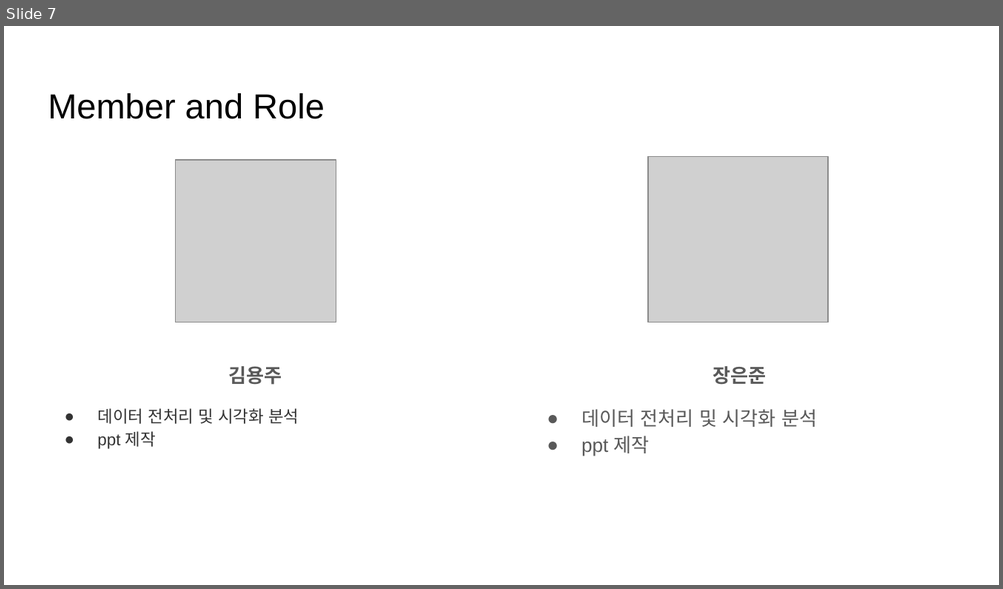
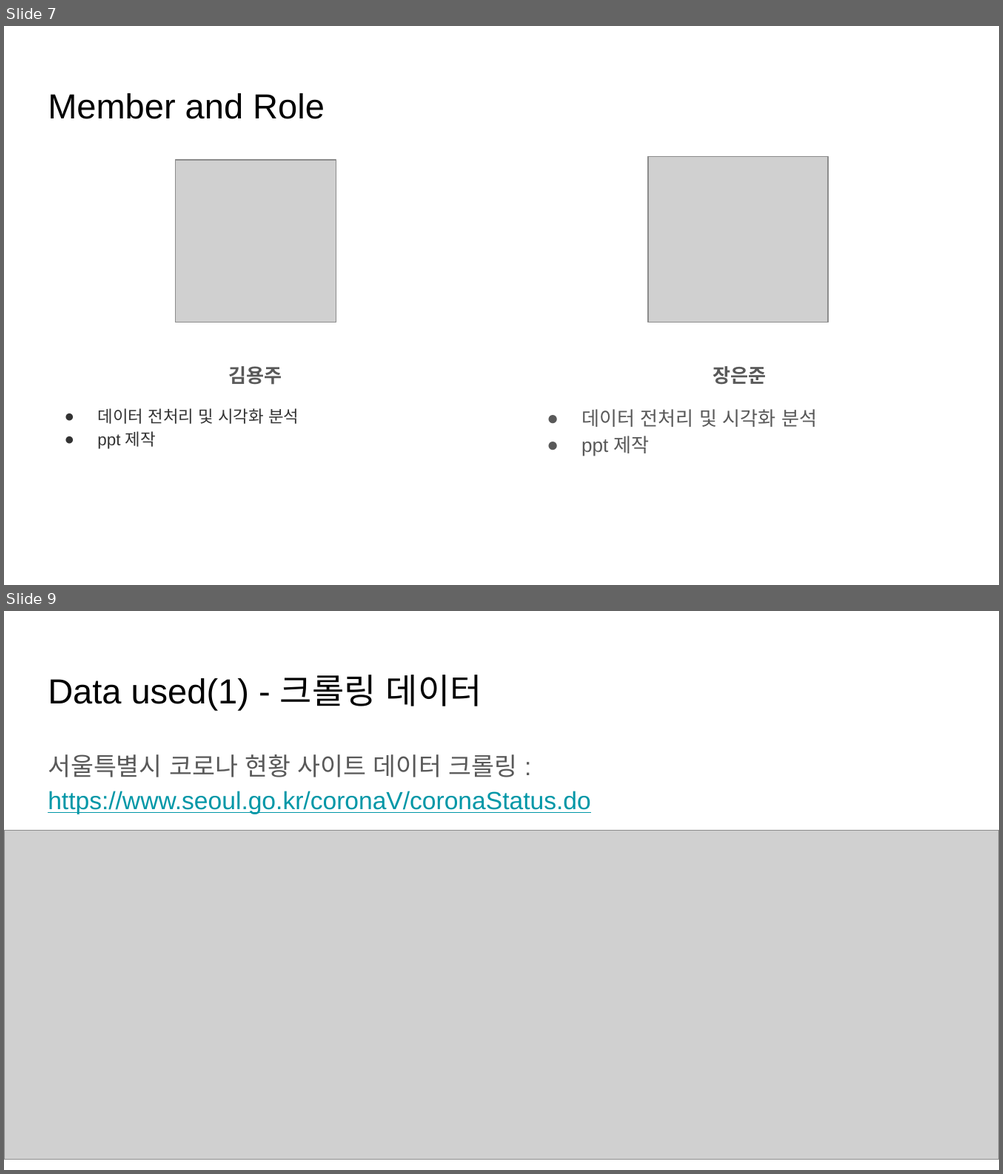
Before and after one commit to kurt7191/covid19, a slide deck: docs/COVID19 데이터 분석 (1).pptx. Shown one above the other, each under a label of ours: slide 7 before the commit, slides 7 and 9 after it; the slides between them are not shown. The pictures are 1003x589 and 1003x1174 pixels, drawn with LibreOffice and Linux fonts; fonts in the diff are those of the drawing; grey boxes stand for pictures. Boxes give left, top, right and bottom in pixels: in the first picture for what was removed or moved away, otherwise in the second. Text is boxed around its words. In the diff, an @@ line names an element or a change of style, - is before the commit and + after.

```diff
--- a/docs/COVID19 데이터 분석 (1).pptx
+++ b/docs/COVID19 데이터 분석 (1).pptx
@@ slide 9 added at [4, 611, 999, 1170], background #FFFFFF @@
@@ title added at [48, 675, 482, 710], 25.2 pt, text #000000 @@
+Data used(1) - 크롤링 데이터
@@ text added at [48, 755, 590, 814], 18 pt, text #0097A7, underline @@
+서울특별시 코로나 현황 사이트 데이터 크롤링 : https://www.seoul.go.kr/coronaV/coronaStatus.do
@@ picture added at [4, 831, 999, 1160] @@
```
Also in this commit, not shown: 16 other slides added, 1 slide removed, 23 other files.
